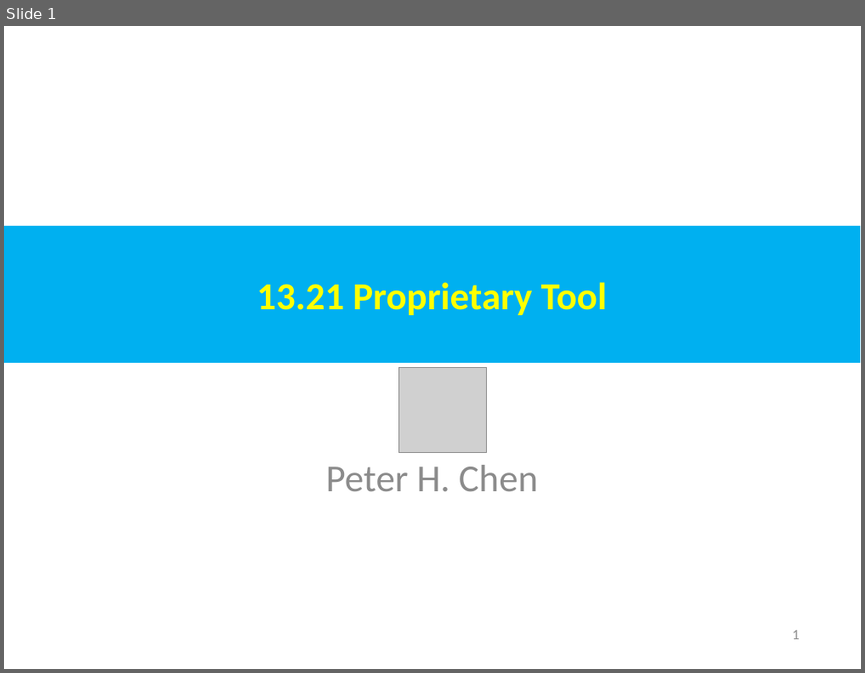
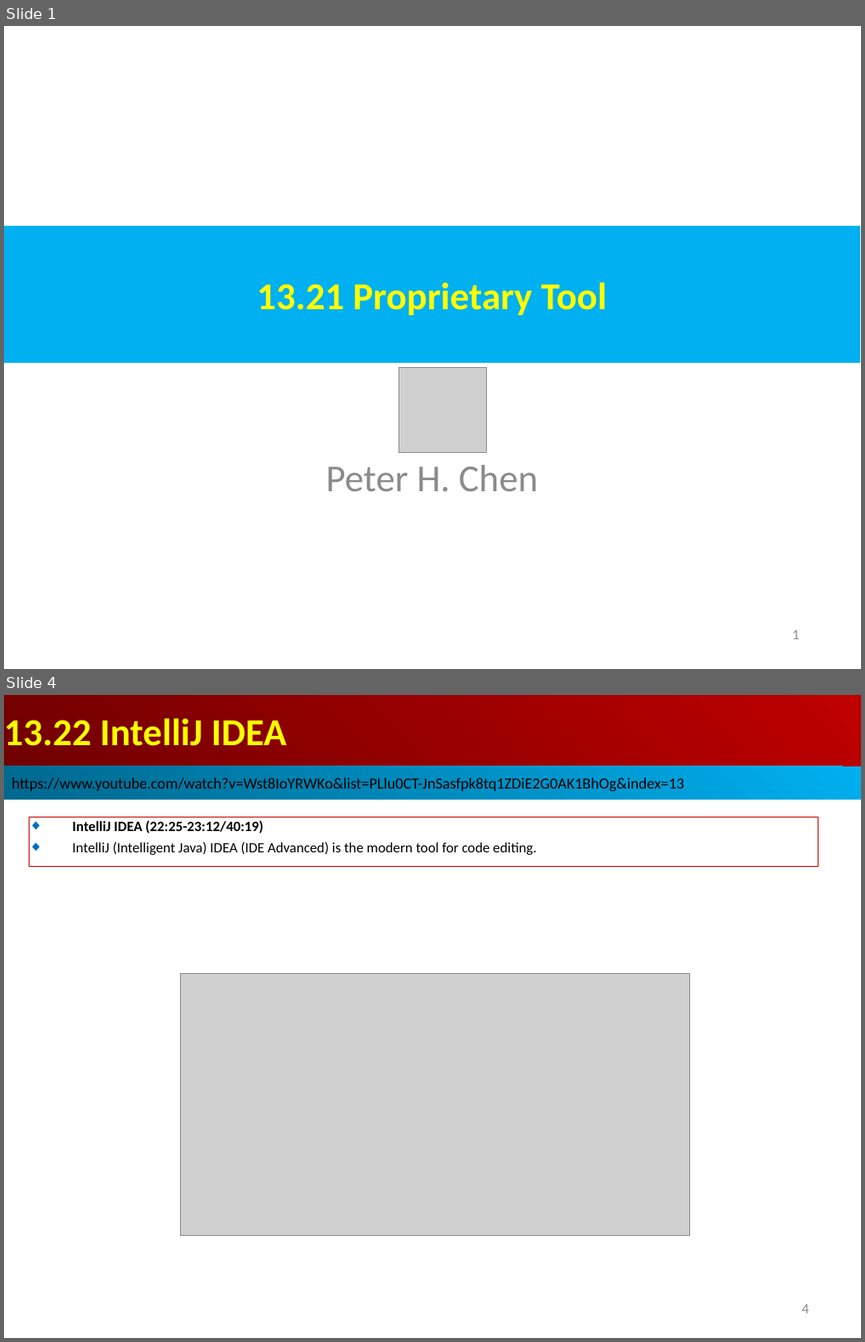
Before and after one commit to peterhchen/AIU_CS800_Chisel, a slide deck: 500_Chisel_Conf/013_FPGA/000_Video/013.21_30_Tool.ppt. Shown one above the other, each under a label of ours: slide 1 before the commit, slides 1 and 4 after it; the slides between them are not shown. The pictures are 865x673 and 865x1342 pixels, drawn with LibreOffice and Linux fonts; fonts in the diff are those of the drawing; grey boxes stand for pictures. Boxes give left, top, right and bottom in pixels: in the first picture for what was removed or moved away, otherwise in the second. Text is boxed around its words. In the diff, an @@ line names an element or a change of style, - is before the commit and + after.

```diff
--- a/500_Chisel_Conf/013_FPGA/000_Video/013.21_30_Tool.ppt
+++ b/500_Chisel_Conf/013_FPGA/000_Video/013.21_30_Tool.ppt
@@ slide 4 added at [4, 695, 861, 1338], background #FFFFFF @@
@@ rectangle added at [4, 695, 861, 766], fill gradient #BF0000 to #710000, 32 pt, text #FFFF00, bold @@
+13.22 IntelliJ IDEA
@@ rectangle added at [4, 766, 861, 800], fill gradient #00AFEF to #00688E, 13 pt, text #000000 @@
+https://www.youtube.com/watch?v=Wst8IoYRWKo&list=PLlu0CT-JnSasfpk8tq1ZDiE2G0AK1BhOg&index=13
@@ rectangle added at [29, 817, 818, 867], outline #C00000 0.74 pt, 12 pt, text #000000 @@
+◆ IntelliJ IDEA (22:25-23:12/40:19)
+◆ IntelliJ (Intelligent Java) IDEA (IDE Advanced) is the modern tool for code editing.
@@ picture added at [181, 974, 689, 1235] @@
@@ page number added at [801, 1304, 808, 1313], 12 pt, text #8B8B8B @@
+4
```
Also in this commit, not shown: 1 slide changed, 19 other slides added, 2 other files.
